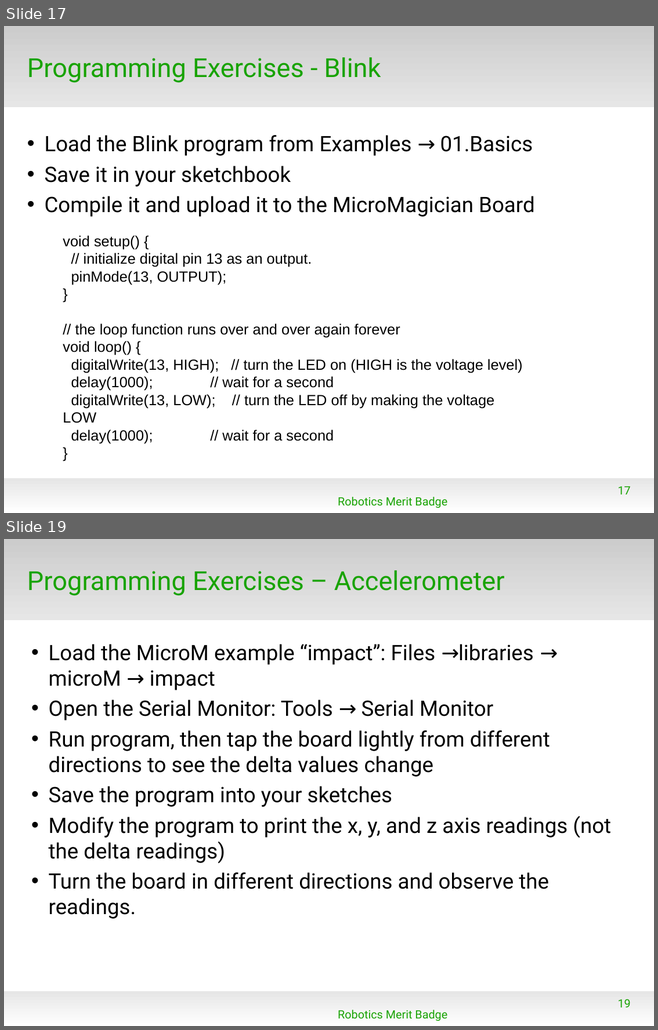
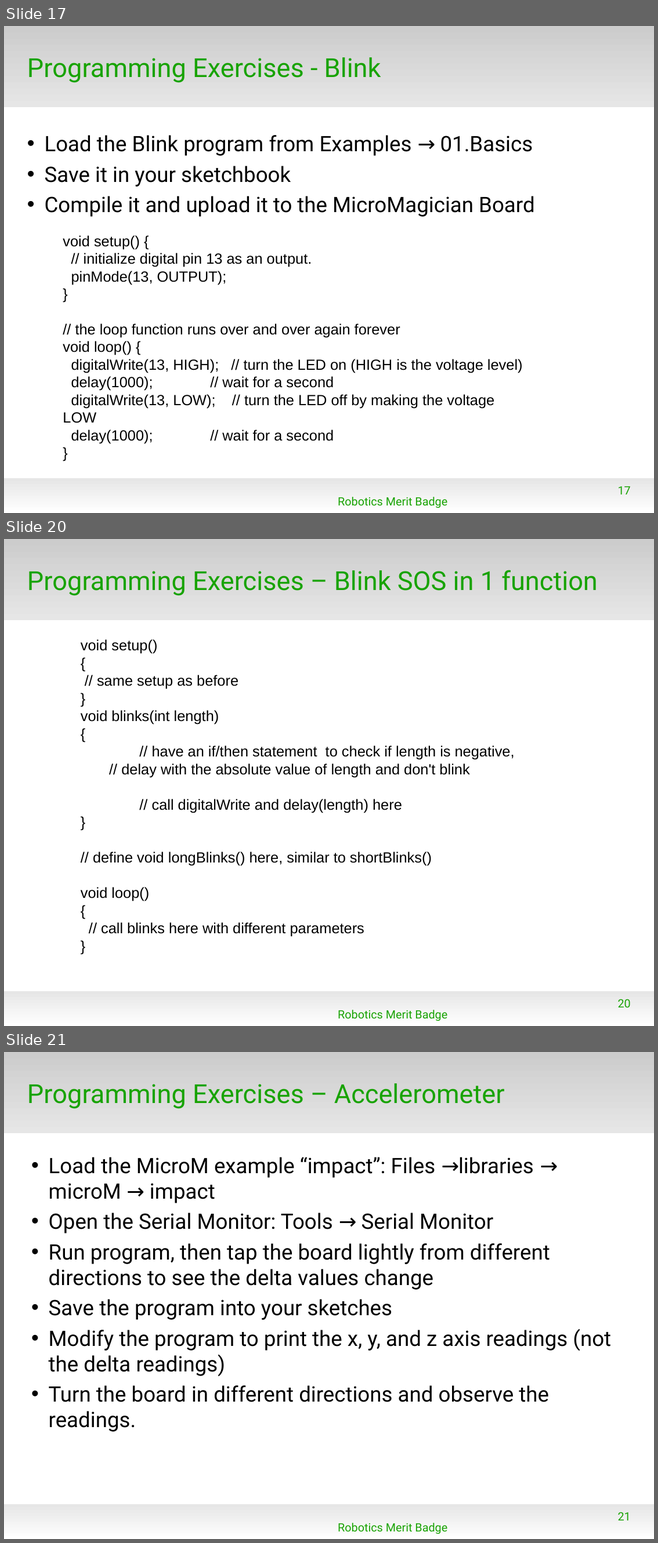
Before and after one commit to spiderman-2099/RoboticsMB, a slide deck: doc/RMB_Session1.odp. Shown one above the other, each under a label of ours: slides 17 and 19 before the commit, slides 17, 20 and 21 after it; the slides between them are not shown. The pictures are 658x1030 and 658x1543 pixels, drawn with LibreOffice and Linux fonts; fonts in the diff are those of the drawing; background and template pictures are left out. Boxes give left, top, right and bottom in pixels: in the first picture for what was removed or moved away, otherwise in the second. Text is boxed around its words. In the diff, an @@ line names an element or a change of style, - is before the commit and + after.

```diff
--- a/doc/RMB_Session1.odp
+++ b/doc/RMB_Session1.odp
@@ slide 20 added at (4, 539, 654, 1026), background #FFFFFF; not listed: 2 template elements that a slide beside it also shows @@
@@ title added at (27, 570, 597, 596), 32 pt, text #18A303 @@
+Programming Exercises – Blink SOS in 1 function
@@ text added at (81, 639, 514, 937), 18 pt, text #000000 @@
+void setup()
+{
+// same setup as before
+}
+void blinks(int length)
+{
+// have an if/then statement to check if length is negative,
+// delay with the absolute value of length and don't blink
+// call digitalWrite and delay(length) here
+}
+// define void longBlinks() here, similar to shortBlinks()
+void loop()
+{
+// call blinks here with different parameters
+}
@@ page number added at (618, 999, 630, 1008), 14 pt, text #18A303 @@
+20
@@ text added at (338, 1010, 447, 1021), 14 pt, text #18A303 @@
+Robotics Merit Badge
@@ what was slide 19 is now slide 21 @@
@@ page number at (618, 1512, 630, 1521): text changed @@
-19
+21
```
Also in this commit, not shown: 1 slide changed, 1 other slide added, 5 other files.
